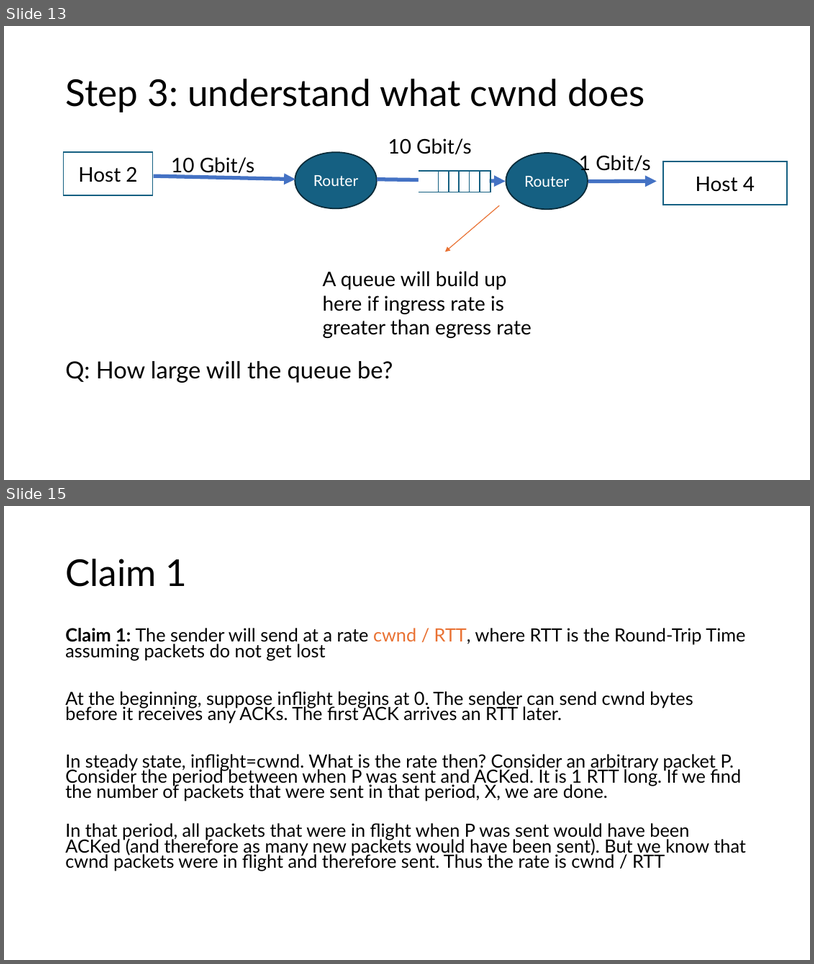
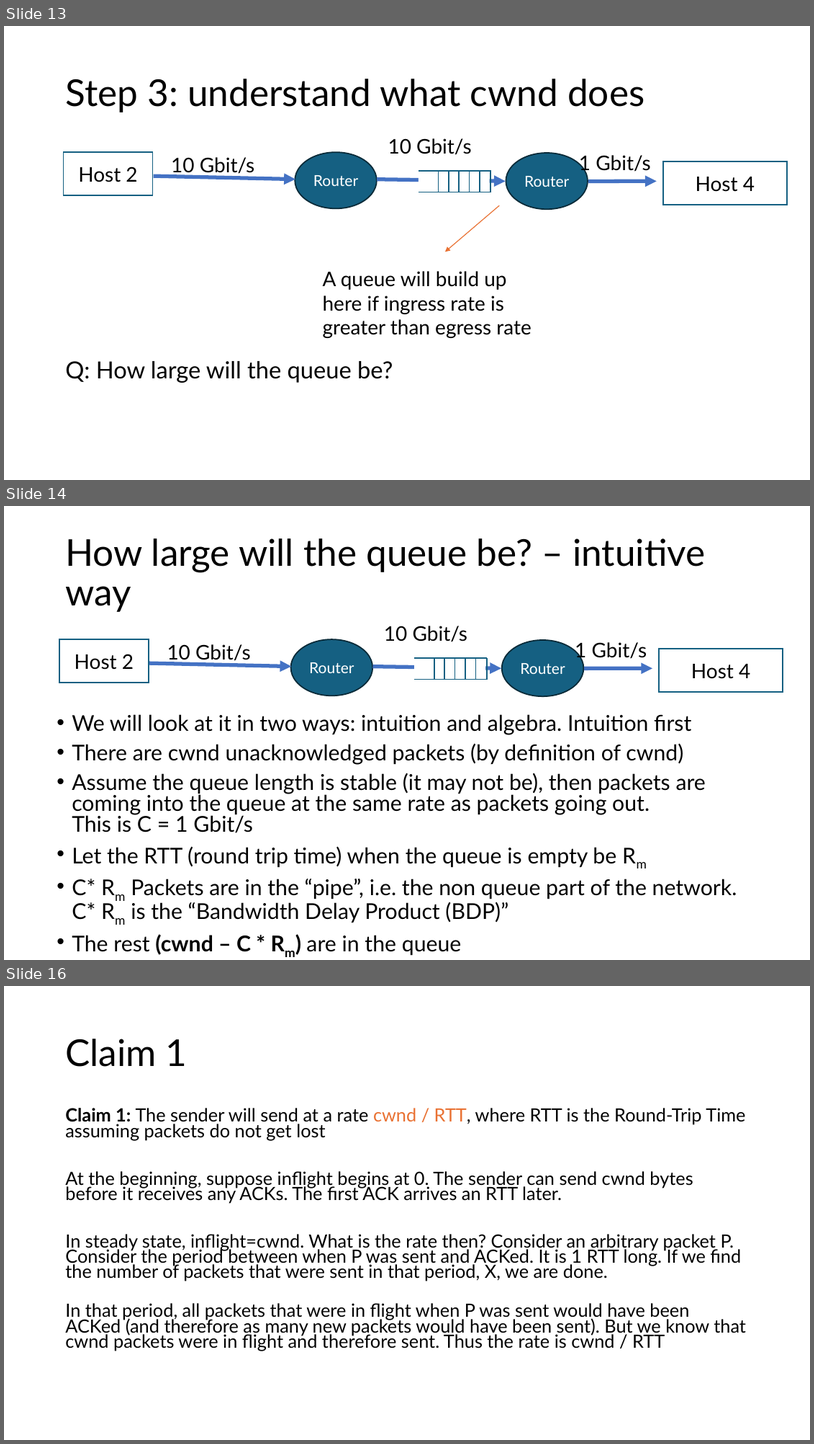
Before and after one commit to venkatarun95/mit_page, a slide deck: f25/assets/slides/lec15-congestion-control-1.pptx. Shown one above the other, each under a label of ours: slides 13 and 15 before the commit, slides 13, 14 and 16 after it; the slides between them are not shown. The pictures are 814x964 and 814x1444 pixels, drawn with LibreOffice and Linux fonts; fonts in the diff are those of the drawing. Boxes give left, top, right and bottom in pixels: in the first picture for what was removed or moved away, otherwise in the second. Text is boxed around its words. In the diff, an @@ line names an element or a change of style, - is before the commit and + after.

```diff
--- a/f25/assets/slides/lec15-congestion-control-1.pptx
+++ b/f25/assets/slides/lec15-congestion-control-1.pptx
@@ slide 14 added at <box>4,506,810,960</box>, background #FFFFFF @@
@@ title added at <box>65,538,705,612</box>, 44 pt, text #000000 @@
+How large will the queue be? – intuitive way
@@ text added at <box>384,626,468,642</box>, 24 pt, text #000000 @@
+10 Gbit/s
@@ rectangle added at <box>59,639,149,682</box>, fill #FFFFFF, outline #156082 1.5 pt, 24 pt, text #000000 @@
+Host 2
@@ text added at <box>167,644,251,663</box>, 24 pt, text #000000 @@
+10 Gbit/s
@@ ellipse added at <box>291,639,373,695</box>, fill #156082, outline #092A39 1.5 pt, 18 pt, text #FFFFFF @@
+Router
@@ ellipse added at <box>502,640,584,696</box>, fill #156082, outline #092A39 1.5 pt, 18 pt, text #FFFFFF @@
+Router
@@ text added at <box>575,642,648,662</box>, 24 pt, text #000000 @@
+1 Gbit/s
@@ rectangle added at <box>660,649,784,692</box>, fill #FFFFFF, outline #156082 1.5 pt, 24 pt, text #000000 @@
+Host 4
@@ arrow added from (149, 663) to (291, 667), #4472C4 4.5 pt @@
@@ arrow added from (373, 667) to (502, 668), #4472C4 4.5 pt @@
@@ group added at <box>415,658,487,680</box>: 8 lines, 1 rectangle @@
@@ arrow added from (585, 668) to (653, 668), #4472C4 4.5 pt @@
@@ text added at <box>72,714,738,955</box>, 25.9 pt, text #000000 @@
+• We will look at it in two ways: intuition and algebra. Intuition first
+• There are cwnd unacknowledged packets (by definition of cwnd)
+• Assume the queue length is stable (it may not be), then packets are coming into the queue at the same rate as packets going out.
+  This is C = 1 Gbit/s
+• Let the RTT (round trip time) when the queue is empty be Rm
+• C* Rm Packets are in the “pipe”, i.e. the non queue part of the network. C* Rm is the “Bandwidth Delay Product (BDP)”
+• The rest (cwnd – C * Rm) are in the queue
@@ what was slide 15 is now slide 16 @@
```
Also in this commit, not shown: 5 slides changed, 1 other slide added, 1 slide removed, 3 other files.
